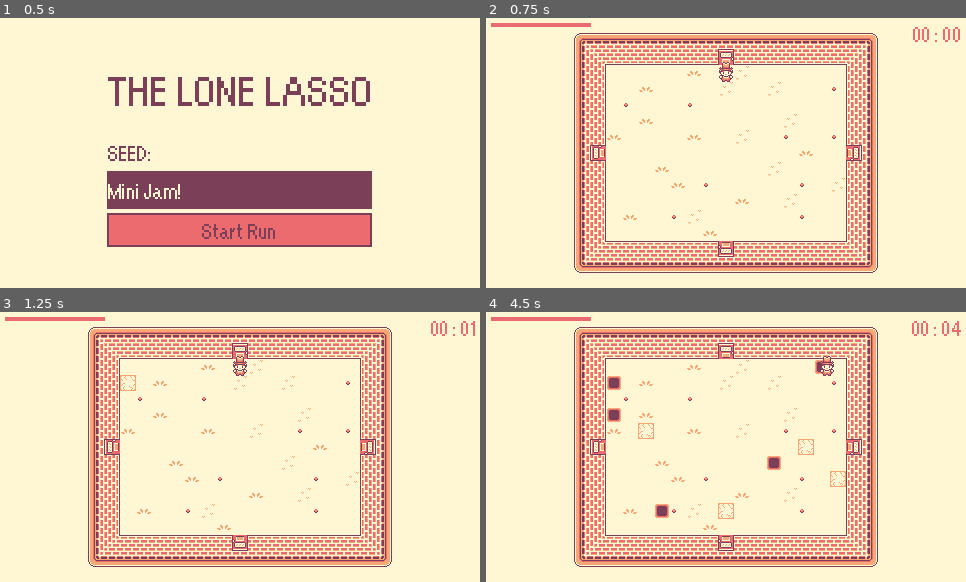
Above: before the commit, frames 1-4 (two rows, left to right).
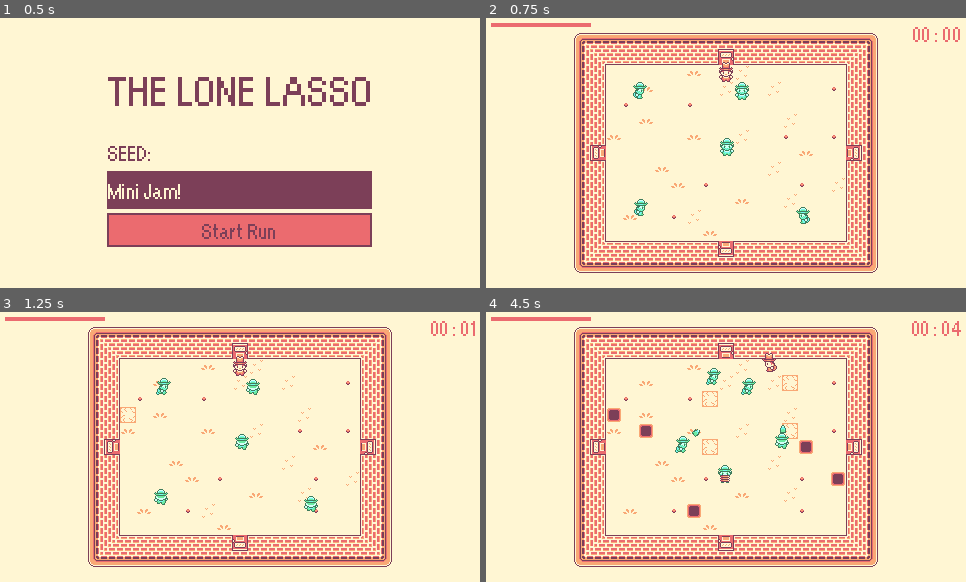
Above: after the commit, the same moments.

Repository: james-minor/mini-jam-206
Game: Godot game, scene res://scenes/main_menu/main_menu.tscn
Same seed, same stepped clock (60 frames per second), same inputs: the game is played once before the commit and once after it. Sound files missing from this copy of the repository are replaced by a short silence.
Inputs (mouse positions are in pixels of both pictures, inside the frame that each line leads up to):
- Up to frame 1 (0.5 s): no input
- Up to frame 2 (0.75 s): click "Start Run" at 0.5 s
- Up to frame 3 (1.25 s): no input
- Up to frame 4 (4.5 s): move the mouse to (831, 433) at 1.27 s; press the mouse at (831, 433) at 1.28 s; hold D (move_right) 1.28-2.03 s; move the mouse to (630, 460) at 2.02 s; release the mouse at (630, 460) at 2.03 s; hold S (move_down) 2.03-2.78 s; tap Shift (move_dash) at 2.1, 3.6 s; move the mouse to (774, 387) at 2.77 s; press the mouse at (774, 387) at 2.78 s; hold D (move_right) 2.78-3.53 s; move the mouse to (702, 501) at 3.52 s; release the mouse at (702, 501) at 3.53 s; hold W (move_up) 3.53-4.28 s; move the mouse to (870, 487) at 4.27 s; press the mouse at (870, 487) at 4.28 s; hold A (move_left) from 4.28 s (still down)

Frame 1 is identical in both runs. In frame 2, 0.6% of the frame differs, in the area x 30-68%, y 23-77%; in frame 3, 0.7%; in frame 4, 2.5%, in the area x 25-75%, y 15-77%.

Commit message:
feat: added more enemies

Diff:
--- a/autoloads/bgm_player.tscn
+++ b/autoloads/bgm_player.tscn
@@ -4,5 +4,5 @@
 
 [node name="BgmPlayer" type="AudioStreamPlayer" unique_id=1529706044]
 stream = ExtResource("1_v128k")
-volume_db = -10.0
+volume_db = -18.0
 autoplay = true
--- a/dungeon_room/variations/dungeon_room_c.tscn
+++ b/dungeon_room/variations/dungeon_room_c.tscn
@@ -1,6 +1,7 @@
 [gd_scene format=4 uid="uid://buc2llukbsr0r"]
 
 [ext_resource type="PackedScene" uid="uid://dimspskafgniy" path="res://dungeon_room/base_dungeon_room.tscn" id="1_f3vhf"]
+[ext_resource type="PackedScene" uid="uid://bil75xvjf1hsl" path="res://scenes/enemy/enemy.tscn" id="2_ra168"]
 
 [node name="BaseDungeonRoom" unique_id=609434640 instance=ExtResource("1_f3vhf")]
 
@@ -12,3 +13,18 @@
 
 [node name="HealthPickup" parent="." index="3" unique_id=1547732914]
 position = Vector2(-73, 16)
+
+[node name="Enemy" parent="Enemies" parent_id_path=PackedInt32Array(907243576) index="0" unique_id=1201719158 instance=ExtResource("2_ra168")]
+position = Vector2(-8, -32)
+
+[node name="Enemy2" parent="Enemies" parent_id_path=PackedInt32Array(907243576) index="1" unique_id=1775560004 instance=ExtResource("2_ra168")]
+position = Vector2(-96, -88)
+
+[node name="Enemy3" parent="Enemies" parent_id_path=PackedInt32Array(907243576) index="2" unique_id=705349813 instance=ExtResource("2_ra168")]
+position = Vector2(8, -88)
+
+[node name="Enemy4" parent="Enemies" parent_id_path=PackedInt32Array(907243576) index="3" unique_id=280275847 instance=ExtResource("2_ra168")]
+position = Vector2(-96, 32)
+
+[node name="Enemy5" parent="Enemies" parent_id_path=PackedInt32Array(907243576) index="4" unique_id=917712742 instance=ExtResource("2_ra168")]
+position = Vector2(72, 40)
--- a/dungeon_room/variations/dungeon_room_d.tscn
+++ b/dungeon_room/variations/dungeon_room_d.tscn
@@ -1,6 +1,7 @@
 [gd_scene format=4 uid="uid://t0dg1ff2el0m"]
 
 [ext_resource type="PackedScene" uid="uid://dimspskafgniy" path="res://dungeon_room/base_dungeon_room.tscn" id="1_j4pv0"]
+[ext_resource type="PackedScene" uid="uid://bil75xvjf1hsl" path="res://scenes/enemy/enemy.tscn" id="2_a2e6k"]
 
 [node name="BaseDungeonRoom" unique_id=609434640 instance=ExtResource("1_j4pv0")]
 
@@ -12,3 +13,11 @@
 
 [node name="HealthPickup" parent="." index="3" unique_id=1547732914]
 position = Vector2(-56, -73)
+
+[node name="Enemy" parent="Enemies" parent_id_path=PackedInt32Array(907243576) index="0" unique_id=1201719158 instance=ExtResource("2_a2e6k")]
+position = Vector2(8, -72)
+
+[node name="TimerUi" parent="CanvasLayer" parent_id_path=PackedInt32Array(1046260033) index="0" unique_id=1189747434]
+anchors_preset = -1
+anchor_top = -0.089
+offset_top = 24.03
--- a/dungeon_room/variations/dungeon_room_e.tscn
+++ b/dungeon_room/variations/dungeon_room_e.tscn
@@ -1,6 +1,7 @@
 [gd_scene format=4 uid="uid://bb5okq8ad2jkd"]
 
 [ext_resource type="PackedScene" uid="uid://dimspskafgniy" path="res://dungeon_room/base_dungeon_room.tscn" id="1_26ddh"]
+[ext_resource type="PackedScene" uid="uid://bil75xvjf1hsl" path="res://scenes/enemy/enemy.tscn" id="2_bofyw"]
 
 [node name="BaseDungeonRoom" unique_id=609434640 instance=ExtResource("1_26ddh")]
 
@@ -12,3 +13,9 @@
 
 [node name="HealthPickup" parent="." index="3" unique_id=1547732914]
 position = Vector2(-39, -72)
+
+[node name="Enemy" parent="Enemies" parent_id_path=PackedInt32Array(907243576) index="0" unique_id=1201719158 instance=ExtResource("2_bofyw")]
+position = Vector2(80, -88)
+
+[node name="Enemy2" parent="Enemies" parent_id_path=PackedInt32Array(907243576) index="1" unique_id=1075267673 instance=ExtResource("2_bofyw")]
+position = Vector2(-96, 40)
